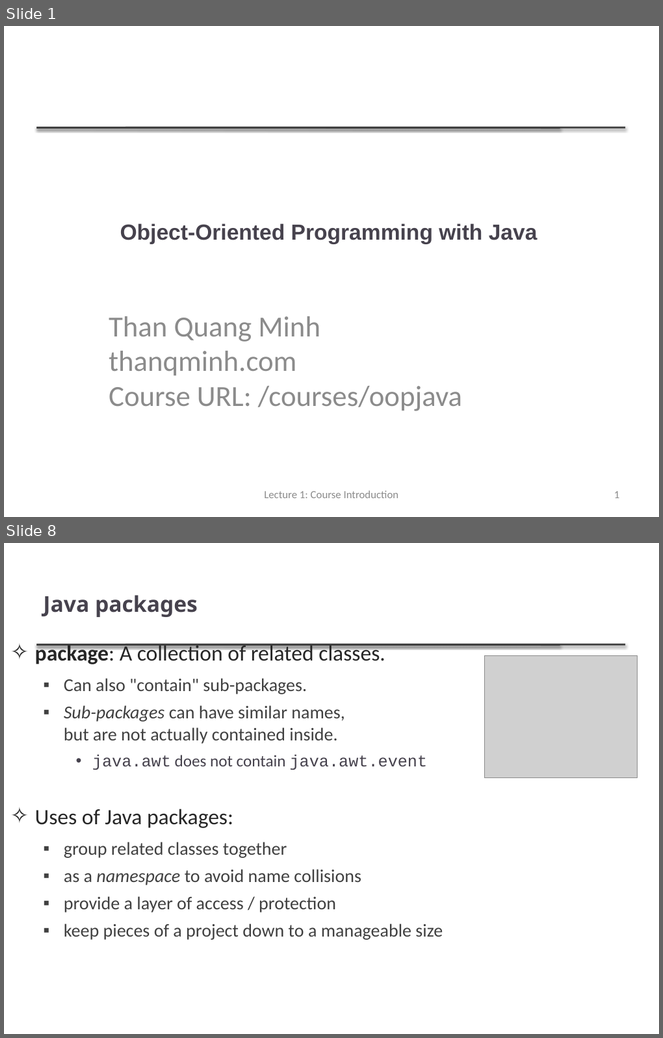
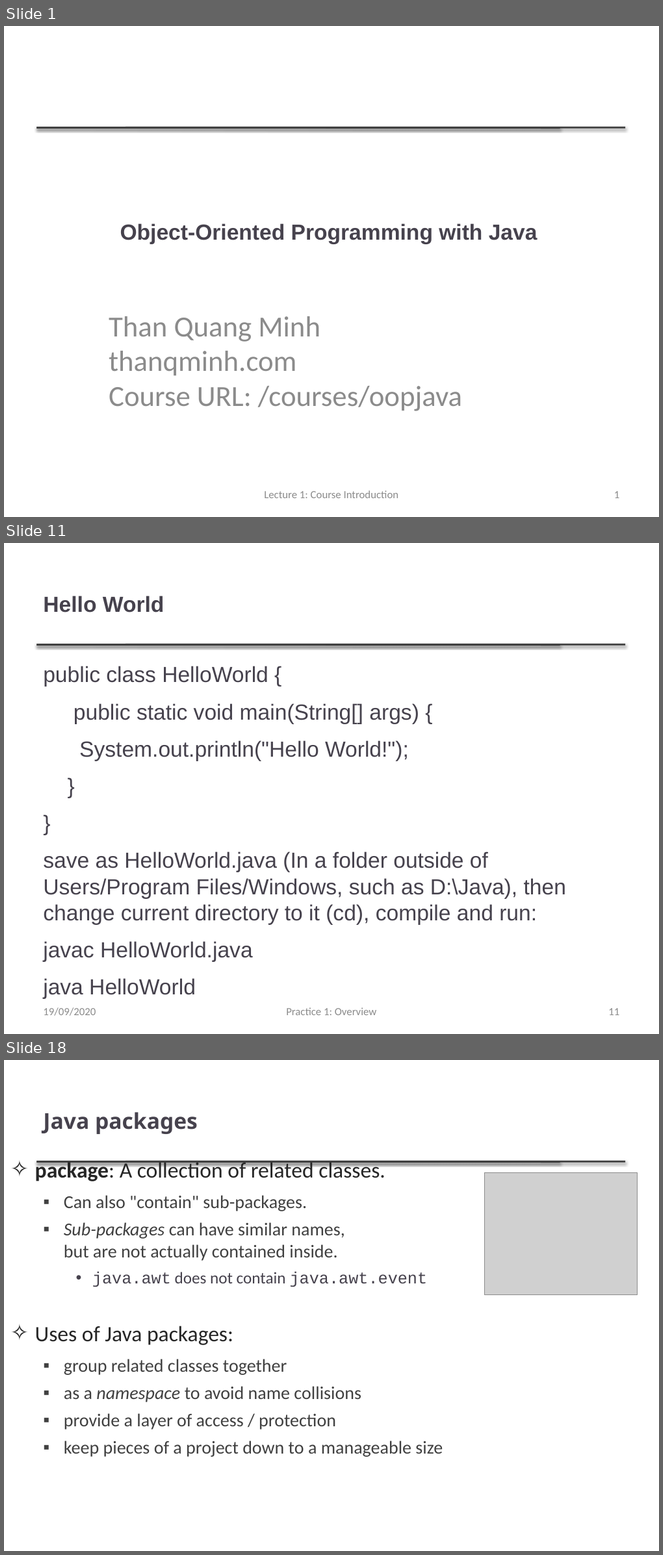
Before and after one commit to thanqminh/thanqminh.github.io, a slide deck: courses/oopjava/lecture1.pptx. Shown one above the other, each under a label of ours: slides 1 and 8 before the commit, slides 1, 11 and 18 after it; the slides between them are not shown. The pictures are 663x1038 and 663x1555 pixels, drawn with LibreOffice and Linux fonts; fonts in the diff are those of the drawing; grey boxes stand for pictures. Boxes give left, top, right and bottom in pixels: in the first picture for what was removed or moved away, otherwise in the second. Text is boxed around its words. In the diff, an @@ line names an element or a change of style, - is before the commit and + after.

```diff
--- a/courses/oopjava/lecture1.pptx
+++ b/courses/oopjava/lecture1.pptx
@@ slide 11 added at (4,543,659,1034), background #FFFFFF; not listed: 2 template elements that a slide beside it also shows @@
@@ title added at (43,596,165,613), 24 pt, text #46424D, bold @@
+Hello World
@@ text added at (43,666,566,962), 24 pt, text #46424D @@
+public class HelloWorld {
+public static void main(String[] args) {
+System.out.println("Hello World!");
+}
+}
+save as HelloWorld.java (In a folder outside of Users/Program Files/Windows, such as D:\Java), then change current directory to it (cd), compile and run:
+javac HelloWorld.java
+java HelloWorld
@@ text added at (43,1008,96,1016), 12 pt, text #8C8C8C @@
+19/09/2020
@@ text added at (286,1008,377,1016), 12 pt, text #8C8C8C @@
+Practice 1: Overview
@@ page number added at (608,1008,620,1016), 12 pt, text #8C8C8C @@
+11
@@ what was slide 8 is now slide 18 @@
```
Also in this commit, not shown: 6 slides changed, 10 other slides added, 9 slides removed, 20 other files.
